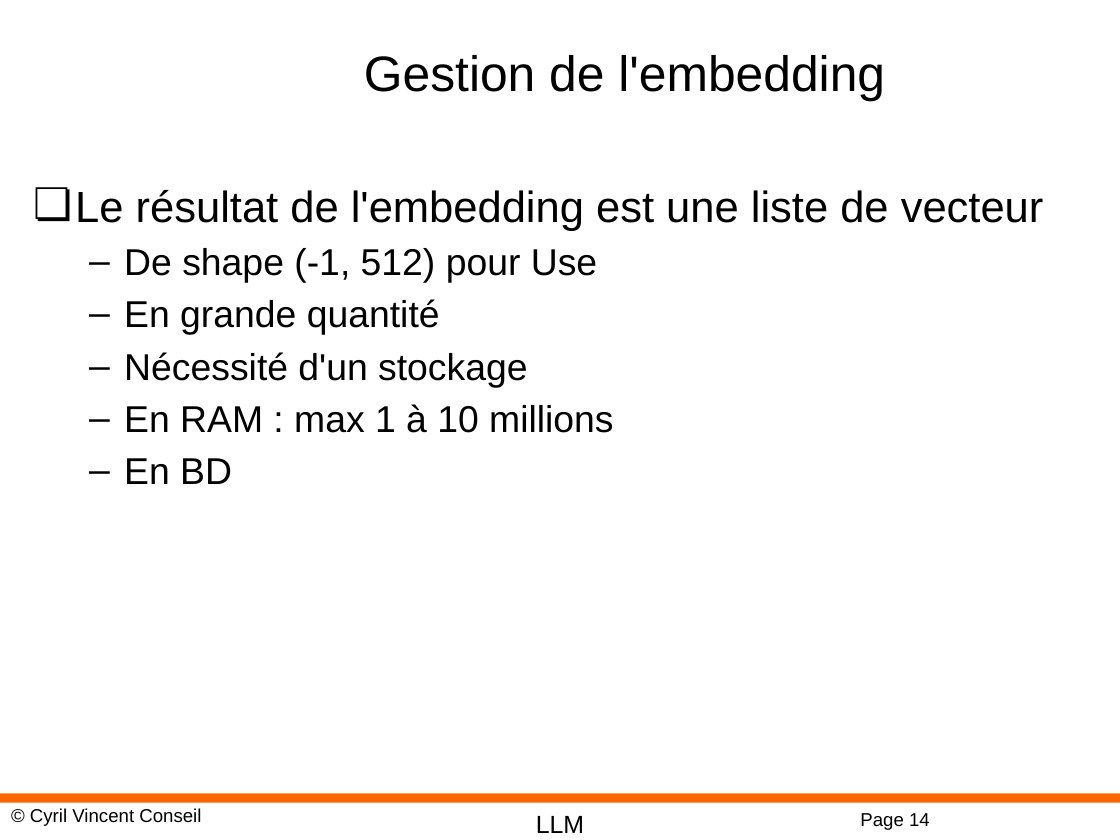
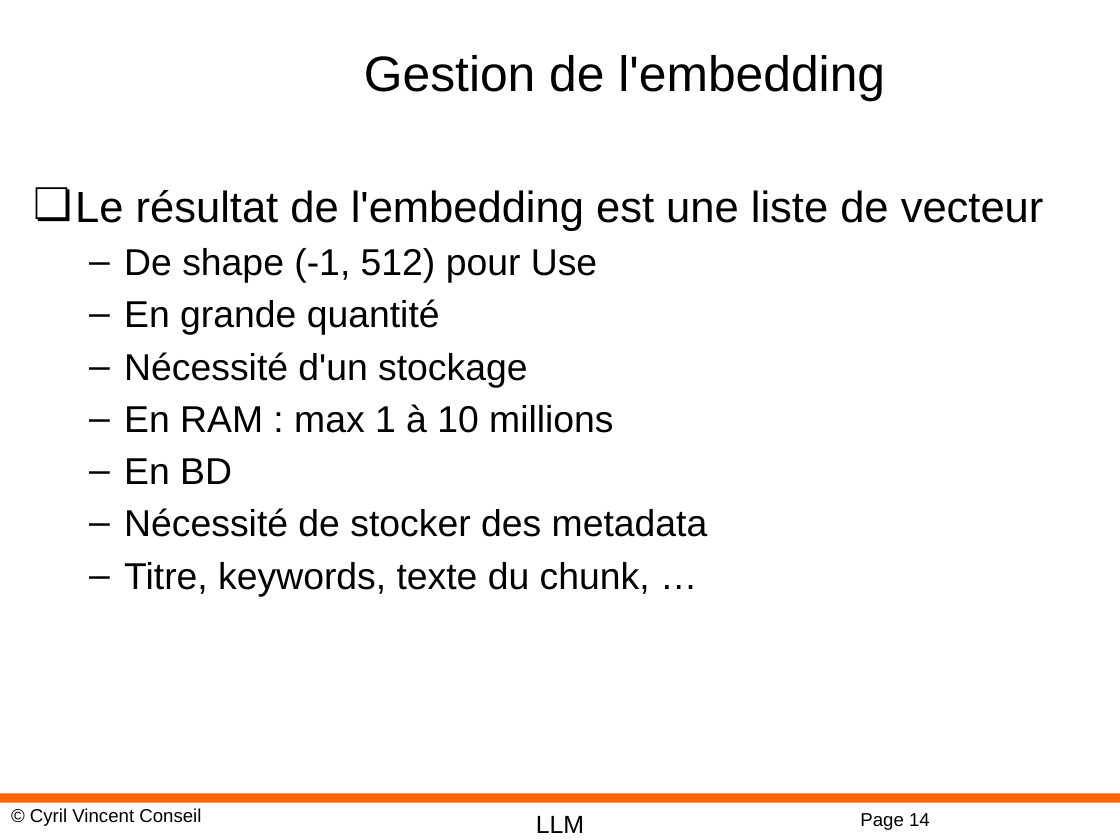
Before and after one commit to cyrilvincent/rag, a slide deck: slide 14 of ppt/RAG04-Embedding.pptx. Drawn at 1120x840 pixels with LibreOffice and Linux fonts; fonts in the diff are those of the drawing; background and template pictures are left out. Boxes give left, top, right and bottom in pixels: in the first picture for what was removed or moved away, otherwise in the second. Text is boxed around its words. In the diff, an @@ line names an element or a change of style, - is before the commit and + after.

```diff
--- a/ppt/RAG04-Embedding.pptx
+++ b/ppt/RAG04-Embedding.pptx
@@ text at [124,508,708,596]: paragraphs added @@
+  – Nécessité de stocker des metadata
+  – Titre, keywords, texte du chunk, …
```
Also in this commit, not shown: 31 other files.
